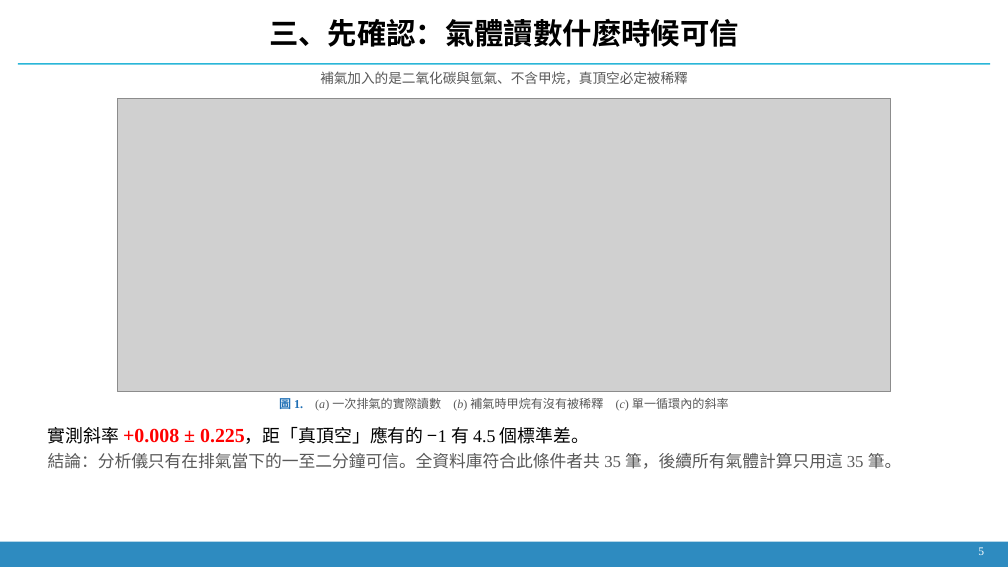
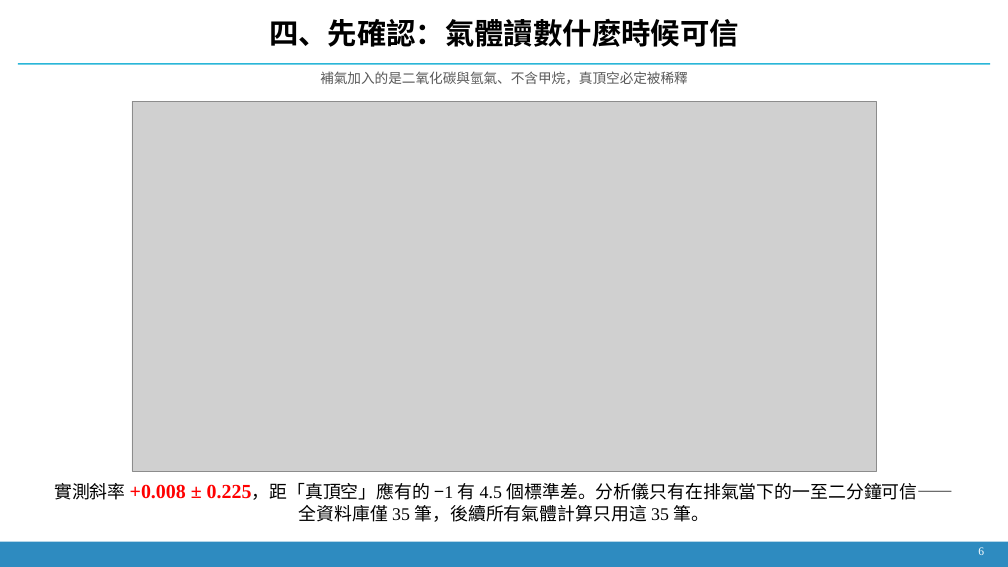
Before and after one commit to Yutou0601/Bioreactor-Edge-AI, a slide deck: slide 5 of docs/decks/簡報_2026-09-21_氫氣流失與壓降歸因.pptx (slide 4 before the commit). Drawn at 1008x567 pixels with LibreOffice and Linux fonts; fonts in the diff are those of the drawing; grey boxes stand for pictures. Boxes give left, top, right and bottom in pixels: in the first picture for what was removed or moved away, otherwise in the second. Text is boxed around its words. In the diff, an @@ line names an element or a change of style, - is before the commit and + after.

```diff
--- a/docs/decks/簡報_2026-09-21_氫氣流失與壓降歸因.pptx
+++ b/docs/decks/簡報_2026-09-21_氫氣流失與壓降歸因.pptx
@@ text at [269, 19, 739, 47]: text changed @@
-三、先確認：氣體讀數什麼時候可信
+四、先確認：氣體讀數什麼時候可信
@@ picture: place and size @@
-picture at [117, 98, 892, 392]
+picture at [132, 101, 876, 471]
@@ text removed at [279, 395, 729, 411] @@
-圖 1. (a) 一次排氣的實際讀數 (b) 補氣時甲烷有沒有被稀釋 (c) 單一循環內的斜率
@@ text at [54, 482, 954, 522]: text changed; size 16 to 17 pt; text colour #595959 to #000000 @@
-實測斜率 +0.008 ± 0.225，距「真頂空」應有的 −1 有 4.5 個標準差。
-結論：分析儀只有在排氣當下的一至二分鐘可信。全資料庫符合此條件者共 35 筆，後續所有氣體計算只用這 35 筆。
+實測斜率 +0.008 ± 0.225，距「真頂空」應有的 −1 有 4.5 個標準差。分析儀只有在排氣當下的一至二分鐘可信——全資料庫僅 35 筆，後續所有氣體計算只用這 35 筆。
@@ text at [978, 547, 984, 555]: text changed @@
-5
+6
```
Also in this commit, not shown: 12 other slides changed, 3 slides added, 22 other files.
